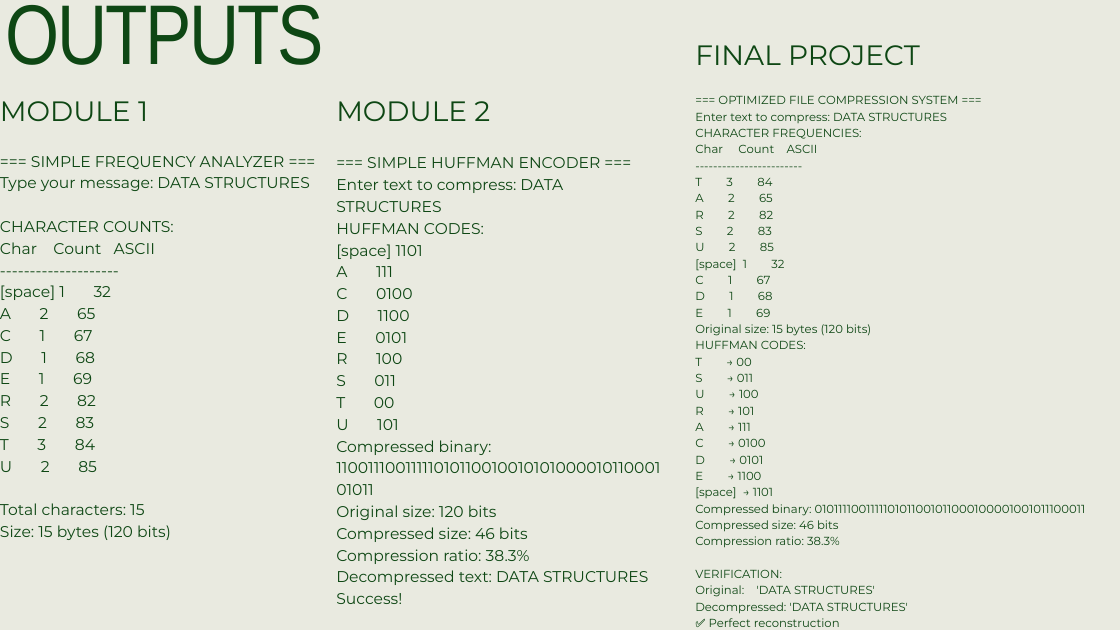
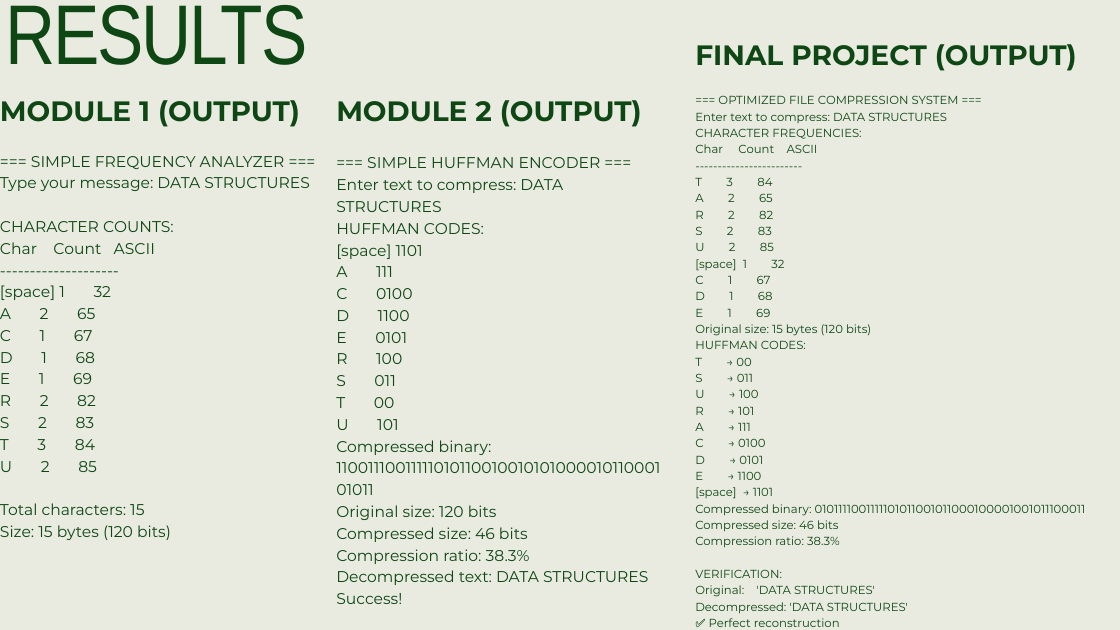
Before and after one commit to pradeepkumar673/pradeepkumar673-capstone_project_data_structures, a slide deck: slide 9 of OPTIMIZED FILE COMPRESSION USING BINARY TREES (DHILIPAN M - PRADEEP KUMAR S).pptx. Drawn at 1120x630 pixels with LibreOffice and Linux fonts; fonts in the diff are those of the drawing. Boxes give left, top, right and bottom in pixels: in the first picture for what was removed or moved away, otherwise in the second. Text is boxed around its words. In the diff, an @@ line names an element or a change of style, - is before the commit and + after.

```diff
--- a/OPTIMIZED FILE COMPRESSION USING BINARY TREES (DHILIPAN M - PRADEEP KUMAR S).pptx
+++ b/OPTIMIZED FILE COMPRESSION USING BINARY TREES (DHILIPAN M - PRADEEP KUMAR S).pptx
@@ text at [5, 5, 307, 65]: text changed @@
-OUTPUTS
+RESULTS
@@ text at [695, 44, 1077, 71]: text changed; bold on @@
-FINAL PROJECT
+FINAL PROJECT (OUTPUT)
@@ text at [0, 100, 300, 127]: text changed; bold on @@
-MODULE 1
+MODULE 1 (OUTPUT)
@@ text at [336, 100, 642, 127]: text changed; bold on @@
-MODULE 2
+MODULE 2 (OUTPUT)
```
Also in this commit, not shown: 3 other slides changed.
